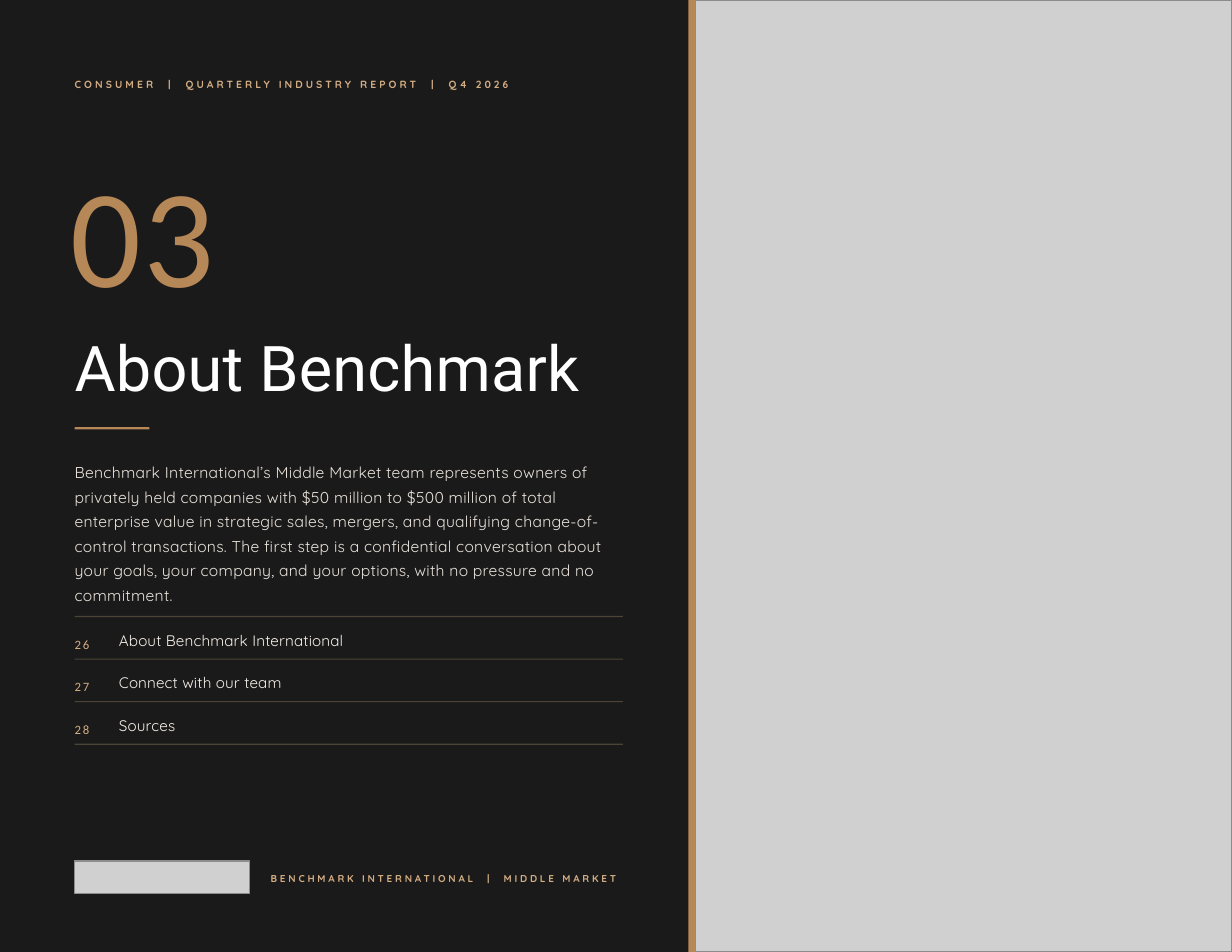
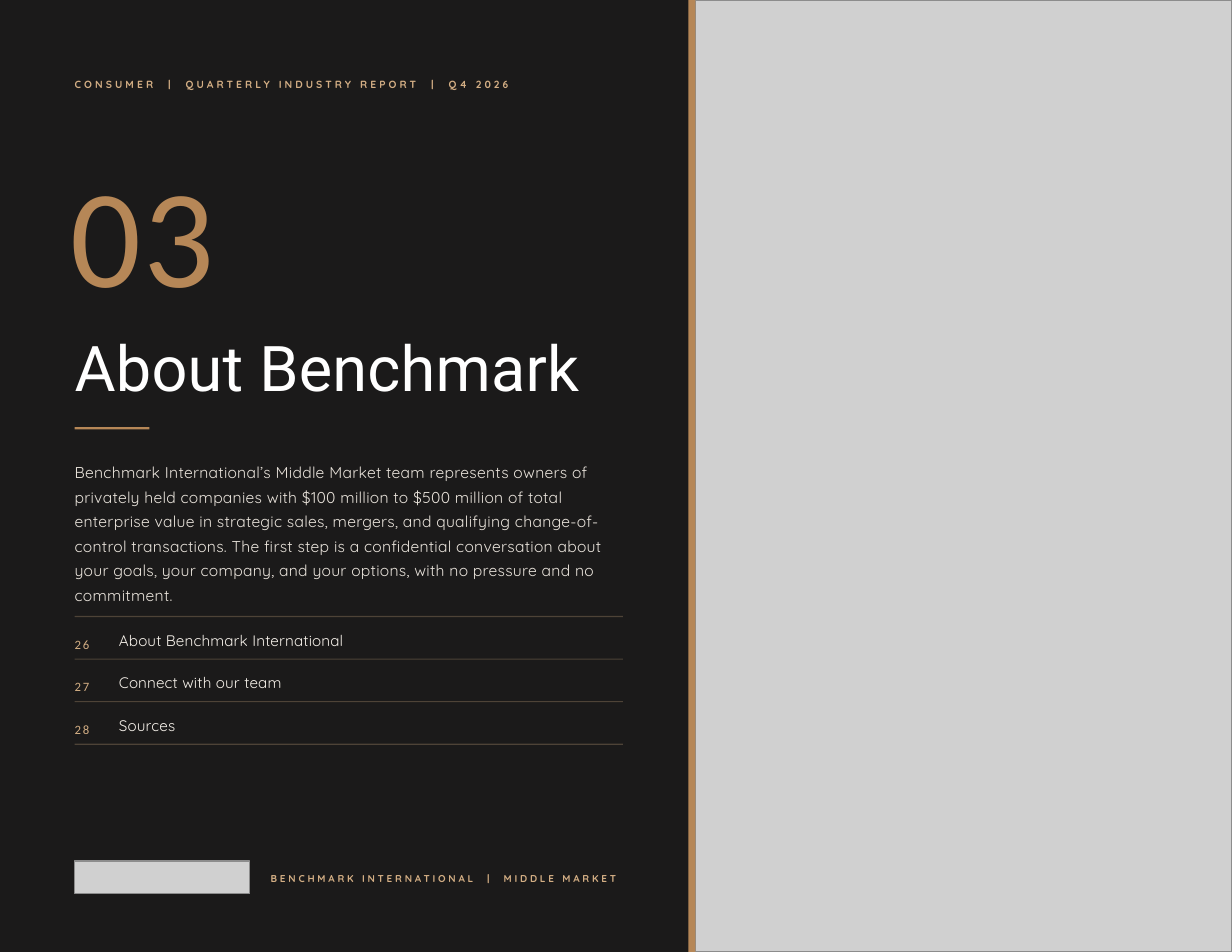
Before and after one commit to jp-hardin/about, a slide deck: slide 25 of mmt-sandbox-pvxyebvoxa/_build/reports/consumer-q4-2026/brief.pptx. Drawn at 1232x952 pixels with LibreOffice and Linux fonts; fonts in the diff are those of the drawing; grey boxes stand for pictures; background and template pictures are left out; a plain dark background stands for a picture behind light text. Boxes give left, top, right and bottom in pixels: in the first picture for what was removed or moved away, otherwise in the second. Text is boxed around its words. In the diff, an @@ line names an element or a change of style, - is before the commit and + after.

Commit message:
Deal size range $100M to $500M TEV; remove FINRA registration wording (#83)
Deal size range set to $100M to $500M TEV across pages, metadata, social images and report decks; FINRA registration wording removed.

```diff
--- a/mmt-sandbox-pvxyebvoxa/_build/reports/consumer-q4-2026/brief.pptx
+++ b/mmt-sandbox-pvxyebvoxa/_build/reports/consumer-q4-2026/brief.pptx
@@ text at (75, 466, 602, 579): text changed @@
-Benchmark International’s Middle Market team represents owners of privately held companies with $50 million to $500 million of total enterprise value in strategic sales, mergers, and qualifying change-of-control transactions. The first step is a confidential conversation about your goals, your company, and your options, with no pressure and no commitment.
+Benchmark International’s Middle Market team represents owners of privately held companies with $100 million to $500 million of total enterprise value in strategic sales, mergers, and qualifying change-of-control transactions. The first step is a confidential conversation about your goals, your company, and your options, with no pressure and no commitment.
```
Also in this commit, not shown: 2 other slides changed, 55 other files.
